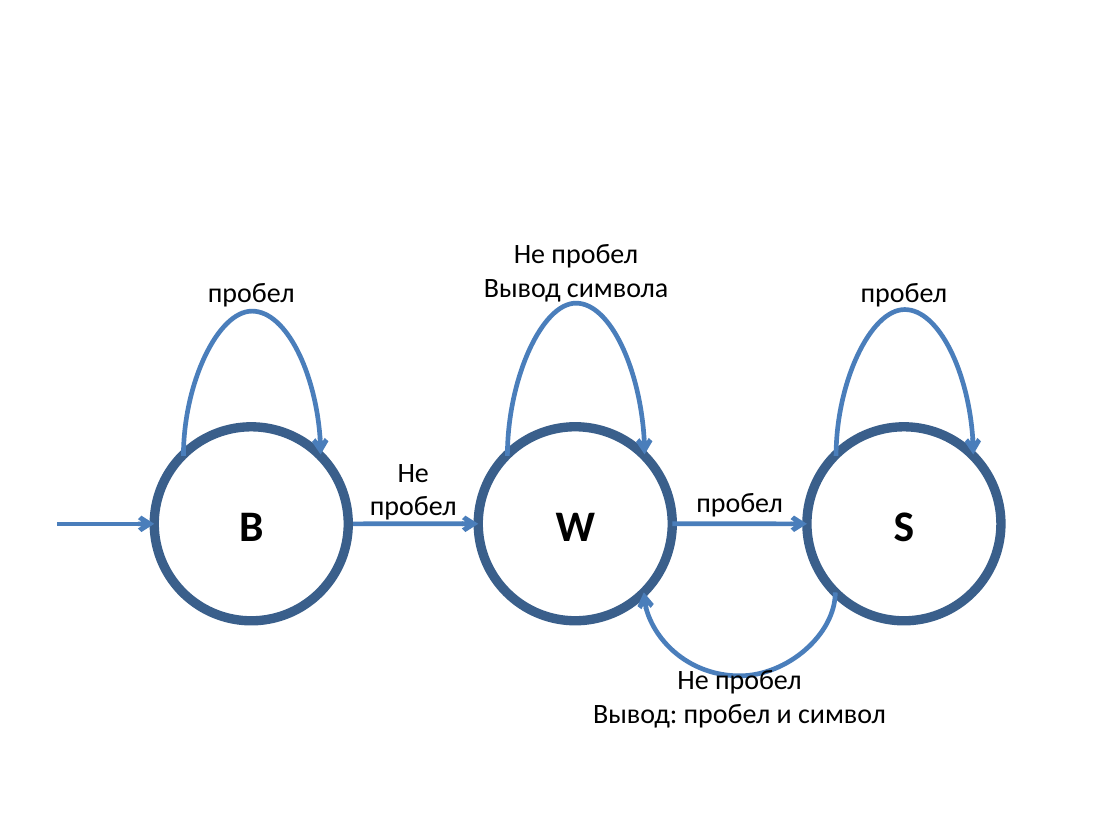
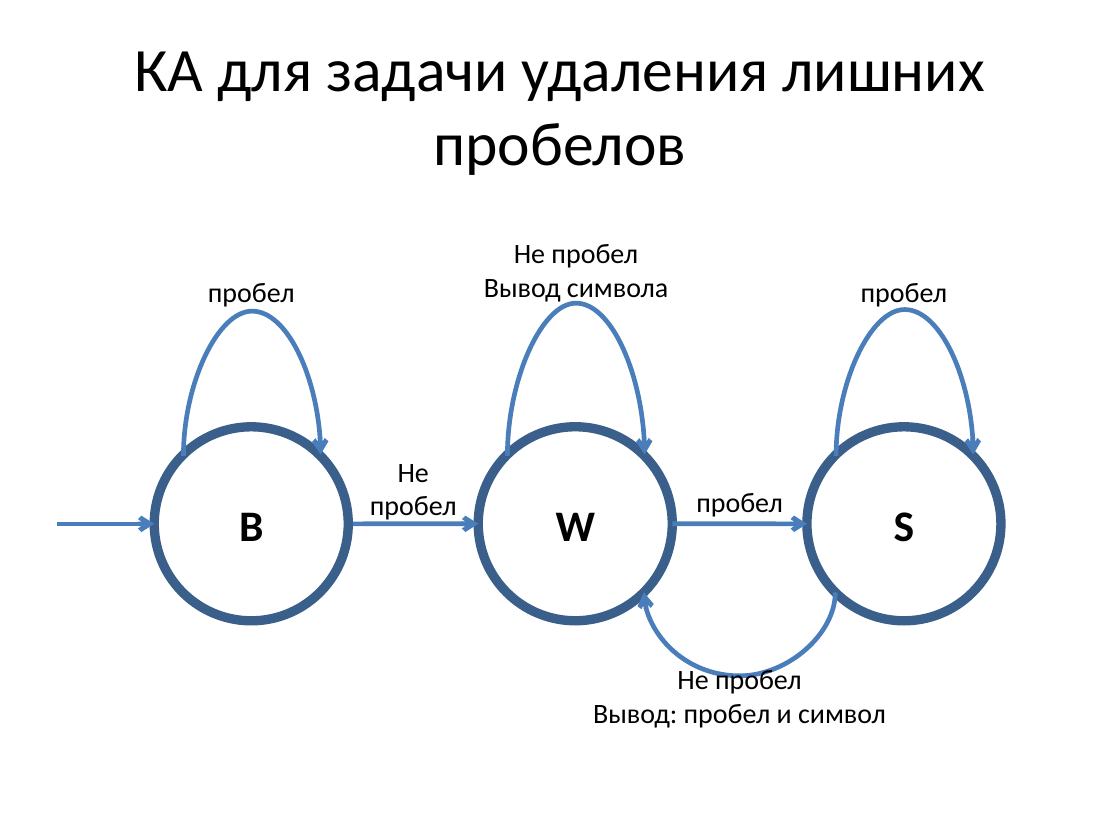
Before and after one commit to iglar14/vvp, a slide deck: slide 6 of lec_state_machine/statemachine.pptx (slide 3 before the commit). Drawn at 1120x840 pixels with LibreOffice and Linux fonts; fonts in the diff are those of the drawing. Boxes give left, top, right and bottom in pixels: in the first picture for what was removed or moved away, otherwise in the second. Text is boxed around its words. In the diff, an @@ line names an element or a change of style, - is before the commit and + after.

```diff
--- a/lec_state_machine/statemachine.pptx
+++ b/lec_state_machine/statemachine.pptx
@@ title added at box(135, 51, 984, 175), 39.6 pt, text #000000 @@
+КА для задачи удаления лишних пробелов
```
Also in this commit, not shown: 2 other slides changed, 3 slides added, 2 other files.
